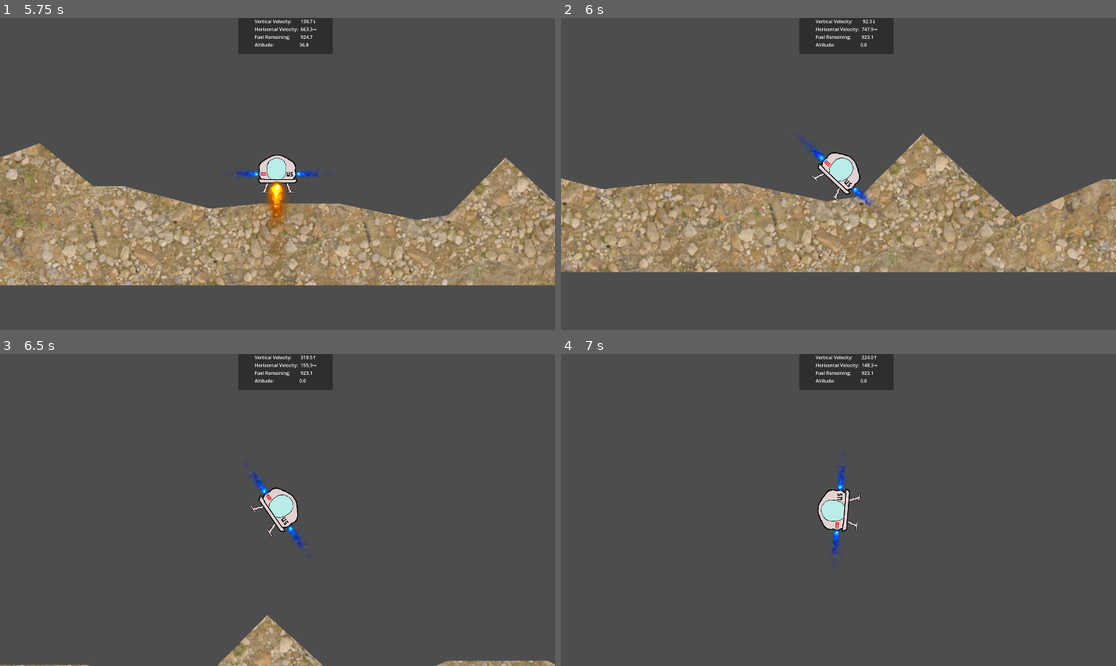
Above: before the commit, frames 1-4 (two rows, left to right).
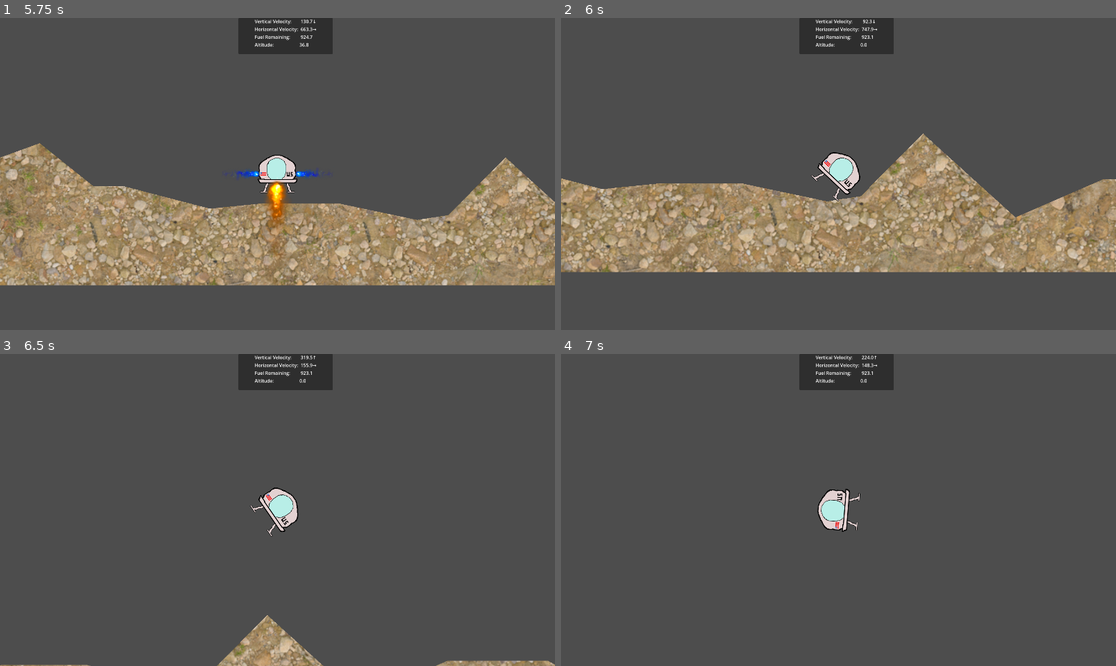
Above: after the commit, the same moments.

Repository: BriarSMC/LunarLander
Game: Godot game, scene res://scenes/start_level.tscn
The game is run twice, just before and just after one commit, with the same random seed, the same clock (stepped at 60 frames per second) and the same inputs.
Inputs:
- Up to frame 1 (5.75 s): hold Space (engine_control) 0.53-1.28 s; hold Right (go_right) 0.53-2.03 s; tap Enter at 1.25 s; tap Space (engine_control) at 1.35, 2, 2.85, 4.35 s; hold Space (engine_control) 2.03-2.78 s; hold Left (go_left) 2.03-4.28 s; hold Space (engine_control) 3.53-4.28 s; hold Right (go_right) from 4.28 s (still down); hold Space (engine_control) from 5.03 s (still down)
- Up to frame 2 (6 s): keep holding Right (go_right); release Space (engine_control) at 5.78 s; tap Space (engine_control) at 5.85 s
- Up to frame 3 (6.5 s): keep holding Right (go_right)
- Up to frame 4 (7 s): keep holding Right (go_right); hold Space (engine_control) from 6.53 s (still down)

Frame 1 is identical in both runs. In frame 2, 0.2% of the frame differs, in the area x 42-58%, y 37-63%; in frame 3, 0.2%; in frame 4, 0.2%.

Commit message:
add selected_engine.ALL

Diff:
--- a/scripts/lander.gd
+++ b/scripts/lander.gd
@@ -34,7 +34,7 @@
 # enums
 
 enum lander_states {INFLIGHT, LANDED, CRASHED, LEFTSCREEN}
-enum selected_engine {MAIN, LEFT, RIGHT}
+enum selected_engine {MAIN, LEFT, RIGHT, ALL}
 
 # constants
 
@@ -84,9 +84,7 @@
 func _ready():
 	lander_crashed.connect(we_crashed)
 	lander_landed.connect(we_landed)
-	_engine_flame(selected_engine.MAIN, false)
-	_engine_flame(selected_engine.LEFT, false)
-	_engine_flame(selected_engine.RIGHT, false)
+	_engine_flame(selected_engine.ALL, false)
 
 # _physics_process(delta)
 # Called once per physics frame
@@ -180,12 +178,15 @@
 # Return
 #	None
 #==
-# Step 1: Set flag that we have crashed
+# Step 1:
+#	Set flag that we have crashed
+#	Stop the engines
 # Step 2: Tell the Altimeter to stop updating HUD
 # Step 3: Update HUD
 func we_crashed(vel: Vector2) -> void:
 # Step 1
 	lander_state = lander_states.CRASHED
+	_engine_flame(selected_engine.ALL, false)
 # Step 2
 	$Altimeter.altimeter_stopped.emit()
 # Step 3
@@ -200,12 +201,15 @@
 # Return
 #	None
 #==
-# Step 1: Set flag that we have crashed
+# Step 1:
+#	Set flag that we have crashed
+#	Stop the engines
 # Step 2: Tell the Altimeter to stop updating HUD
 # Step 3: Update HUD with velocity and fuel values
 func we_landed(vel: Vector2) -> void:
 # Step 1
 	lander_state = lander_states.LANDED
+	_engine_flame(selected_engine.ALL, false)
 # Step 2
 	$Altimeter.altimeter_stopped.emit()
 # Step 3
@@ -314,9 +318,7 @@
 func _game_over() -> void:
 	if not sleeping: return
 	game_over = true
-	_engine_flame(selected_engine.MAIN, false)
-	_engine_flame(selected_engine.LEFT, false)
-	_engine_flame(selected_engine.RIGHT, false)
+	_engine_flame(selected_engine.ALL, false)
 	match lander_state:
 		lander_states.LEFTSCREEN:
 			hud.hud_gameover_changed.emit("Game Over\nYou Flew Into Space", false)
@@ -328,17 +330,18 @@
 			hud.hud_gameover_changed.emit("You landed safely!", true)
 
 
-# _engine_flame(engine, show)
+# _engine_flame(engine, show = false)
 # Start or stop the main engine animation based on show
 #
 # Parameters
-#	engine: int						1 = Main, 2 = Left thruster, 3 = Right thruster
+#	engine: int						0 = Main, 1 = Left thruster, 2 = Right thruster, 3 = All engines
 #	show: bool						True: Show engine, False: Don't show engine
 # Return
 #	None
 #==
-# What the code is doing (steps)
-func _engine_flame(engine: int, show: bool) -> void:
+# Start/Stop the appropriate engine
+# If ALL, then all engines are stopped regardless of show
+func _engine_flame(engine: int, show: bool = false) -> void:
 	match engine:
 		selected_engine.MAIN:
 			if show:
@@ -364,5 +367,13 @@
 				$RightThruster.visible = false
 				$RightThruster.stop()
 
+		selected_engine.ALL:
+				$MainEngine.visible = false
+				$MainEngine.stop()
+				$LeftThruster.visible = false
+				$LeftThruster.stop()
+				$RightThruster.visible = false
+				$RightThruster.stop()
+
 
 # Subclasses
